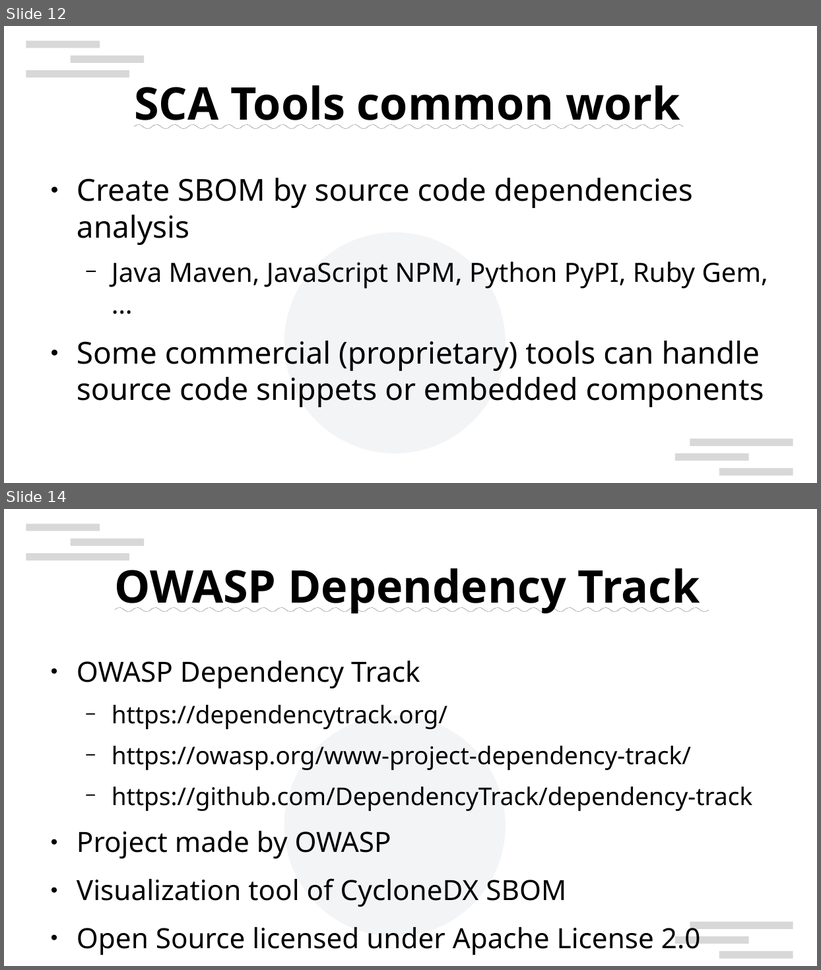
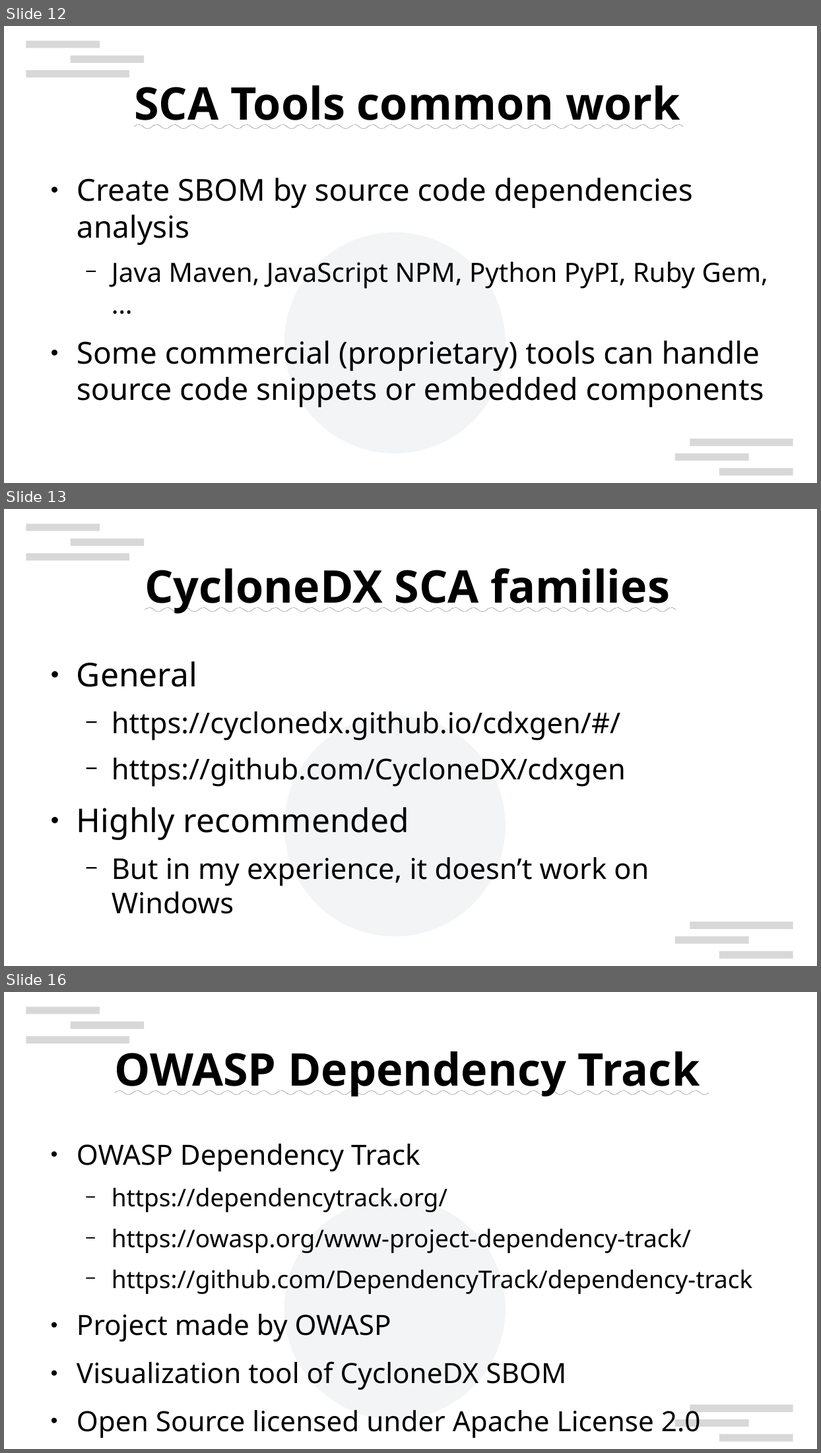
Before and after one commit to naruoga/presentations, a slide deck: COSCUP2024_SupplyChainIssue.odp. Shown one above the other, each under a label of ours: slides 12 and 14 before the commit, slides 12, 13 and 16 after it; the slides between them are not shown. The pictures are 821x970 and 821x1453 pixels, drawn with LibreOffice and Linux fonts; fonts in the diff are those of the drawing; background and template pictures are left out. Boxes give left, top, right and bottom in pixels: in the first picture for what was removed or moved away, otherwise in the second. Text is boxed around its words. In the diff, an @@ line names an element or a change of style, - is before the commit and + after.

Commit message:
SupplyChainIssue: Update to use cdxgen

```diff
--- a/COSCUP2024_SupplyChainIssue.odp
+++ b/COSCUP2024_SupplyChainIssue.odp
@@ slide 13 added at (x1=4, y1=509, x2=817, y2=966), background #FFFFFF; not listed: 7 template elements that a slide beside it also shows @@
@@ title added at (x1=145, y1=568, x2=670, y2=614), 44 pt, text #000000, bold, underline @@
+CycloneDX SCA families
@@ text added at (x1=77, y1=661, x2=649, y2=914), 28 pt, text #000000 @@
+● General
+  − https://cyclonedx.github.io/cdxgen/#/
+  − https://github.com/CycloneDX/cdxgen
+● Highly recommended
+  − But in my experience, it doesn’t work on Windows
@@ what was slide 14 is now slide 16 @@
```
Also in this commit, not shown: 2 slides changed, 2 other slides added.
